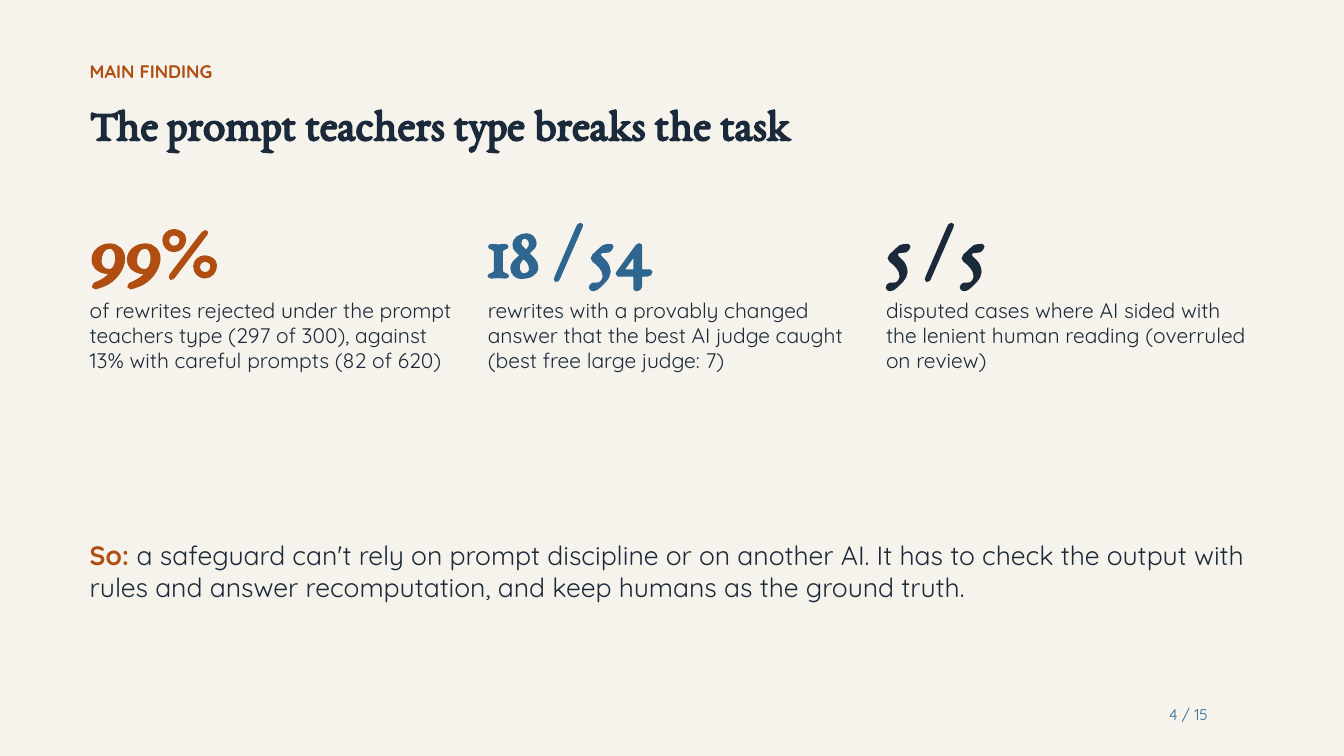
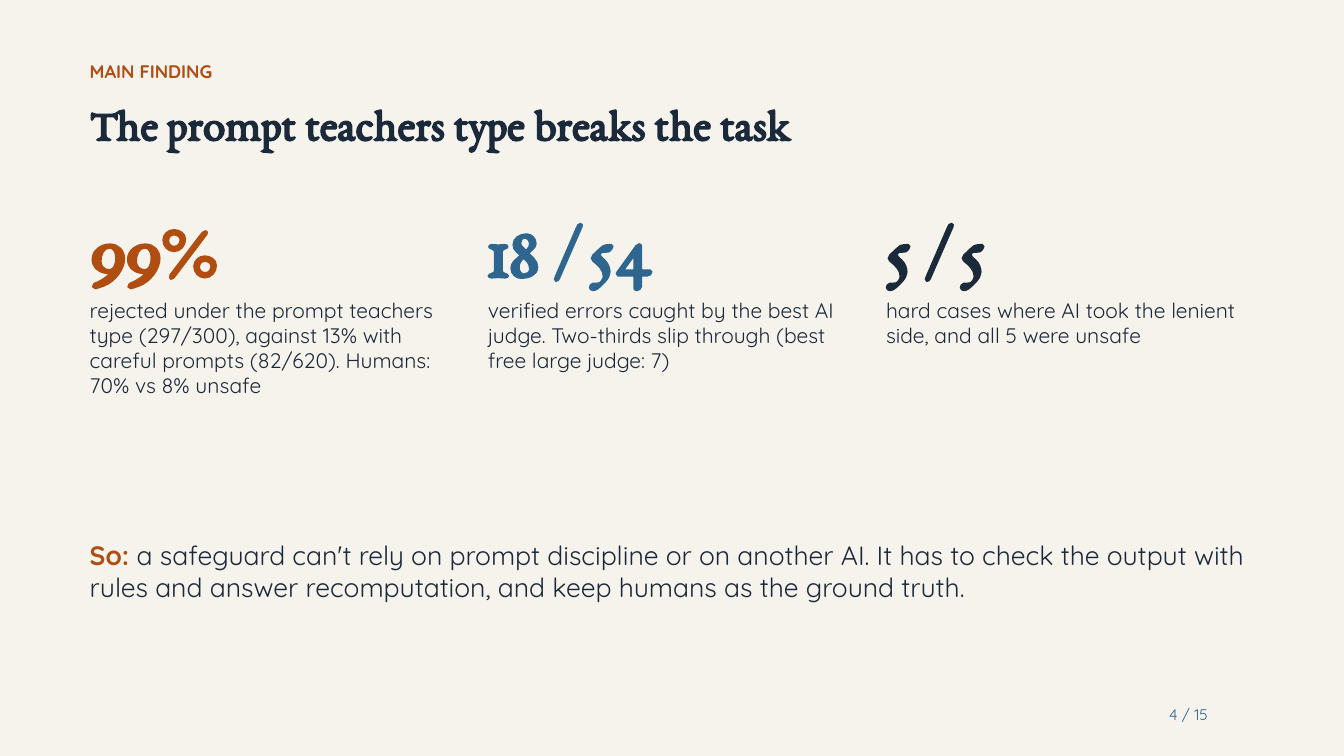
Before and after one commit to harshitaggarwal01/cs2880, a slide deck: slide 4 of docs/video/SafeAdapt-Math_video_nov23.pptx. Drawn at 1344x756 pixels with LibreOffice and Linux fonts; fonts in the diff are those of the drawing. Boxes give left, top, right and bottom in pixels: in the first picture for what was removed or moved away, otherwise in the second. Text is boxed around its words. In the diff, an @@ line names an element or a change of style, - is before the commit and + after.

```diff
--- a/docs/video/SafeAdapt-Math_video_nov23.pptx
+++ b/docs/video/SafeAdapt-Math_video_nov23.pptx
@@ text at box(90, 302, 433, 393): text changed @@
-of rewrites rejected under the prompt teachers type (297 of 300), against 13% with careful prompts (82 of 620)
+rejected under the prompt teachers type (297/300), against 13% with careful prompts (82/620). Humans: 70% vs 8% unsafe
@@ text at box(488, 302, 834, 372): text changed @@
-rewrites with a provably changed answer that the best AI judge caught (best free large judge: 7)
+verified errors caught by the best AI judge. Two-thirds slip through (best free large judge: 7)
@@ text at box(886, 302, 1235, 346): text changed @@
-disputed cases where AI sided with the lenient human reading (overruled on review)
+hard cases where AI took the lenient side, and all 5 were unsafe
```
Also in this commit, not shown: 10 other slides changed, 16 other files.
